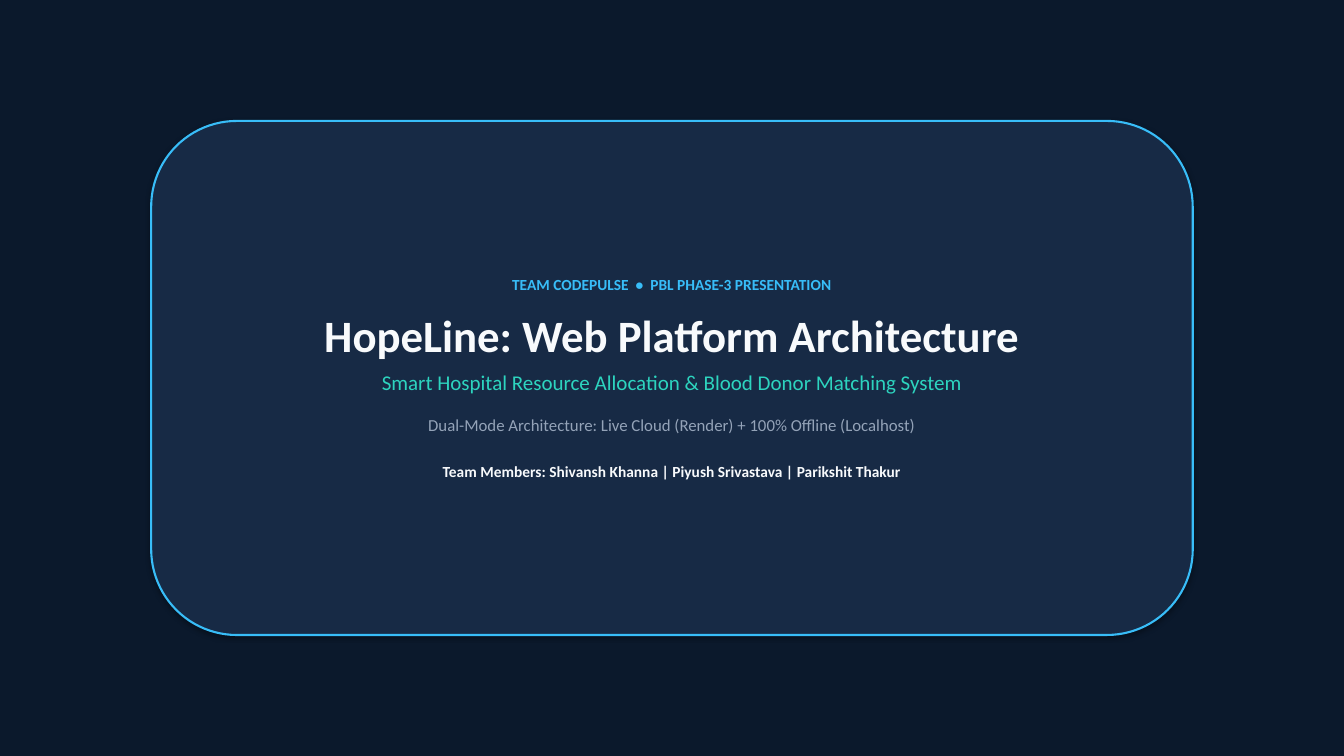
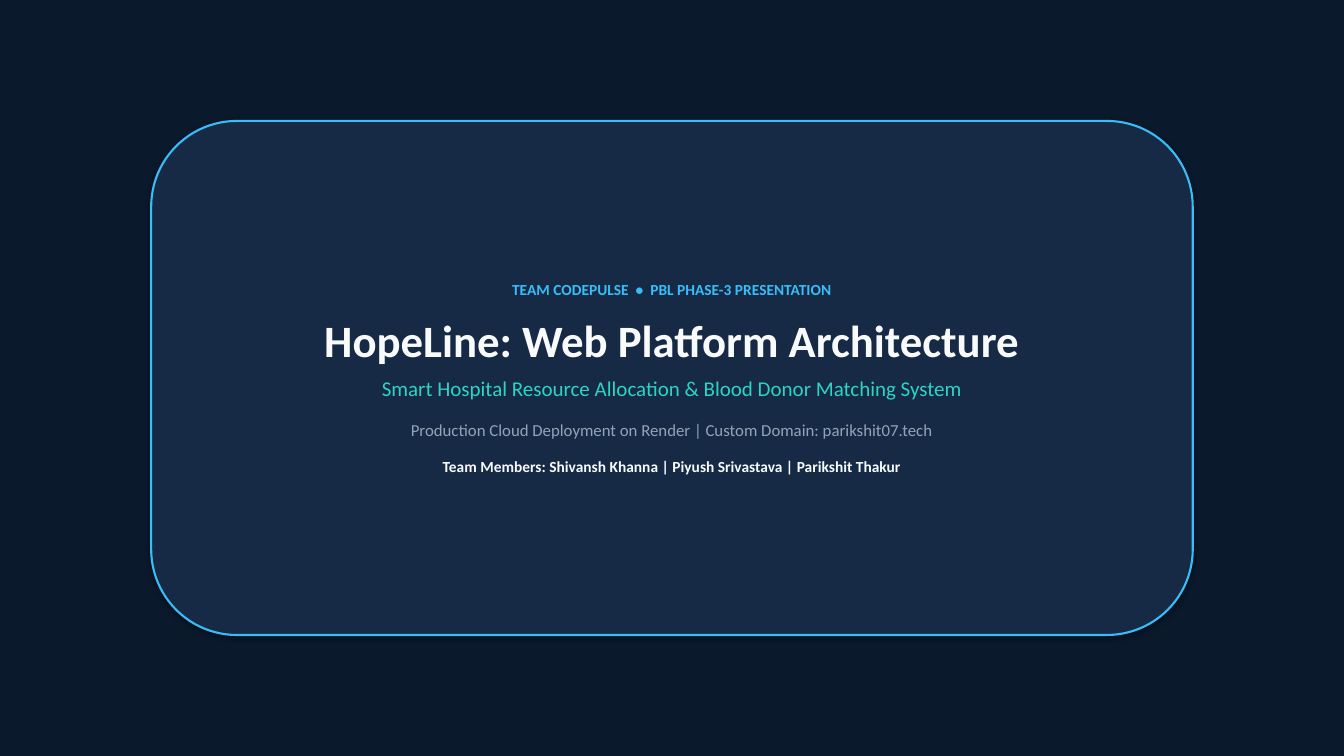
Before and after one commit to khannashivansh03coder/hopeline-pbl-project, a slide deck: slide 1 of parikshit_develope/HopeLine_CodePulse_Guide.pptx. Drawn at 1344x756 pixels with LibreOffice and Linux fonts; fonts in the diff are those of the drawing. Boxes give left, top, right and bottom in pixels: in the first picture for what was removed or moved away, otherwise in the second. Text is boxed around its words. In the diff, an @@ line names an element or a change of style, - is before the commit and + after.

Commit message:
Refactor presentation to 100% cloud architecture (Render & parikshit07.tech), removing offline mode

```diff
--- a/parikshit_develope/HopeLine_CodePulse_Guide.pptx
+++ b/parikshit_develope/HopeLine_CodePulse_Guide.pptx
@@ text in rounded rectangle at (411,424,932,439): text changed @@
-Dual-Mode Architecture: Live Cloud (Render) + 100% Offline (Localhost)
+Production Cloud Deployment on Render | Custom Domain: parikshit07.tech
@@ text in rounded rectangle at (443,461,900,475): less space between paragraphs @@
```
Also in this commit, not shown: 9 other slides changed, 2 slides added, 2 slides removed.
